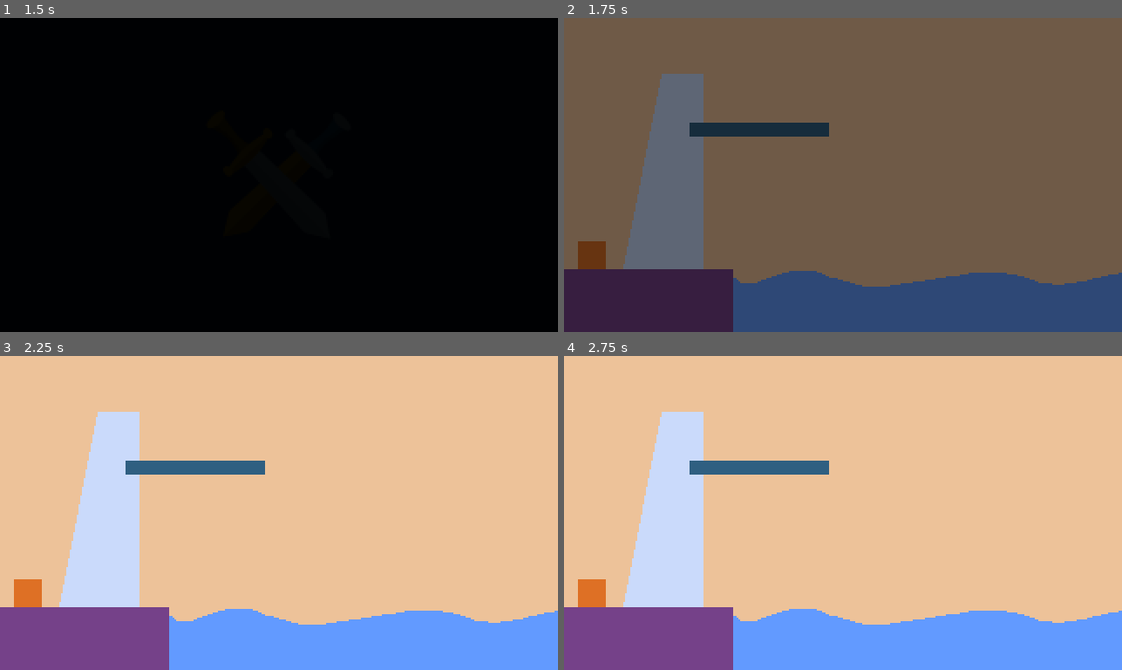
Above: before the commit, frames 1-4 (two rows, left to right).
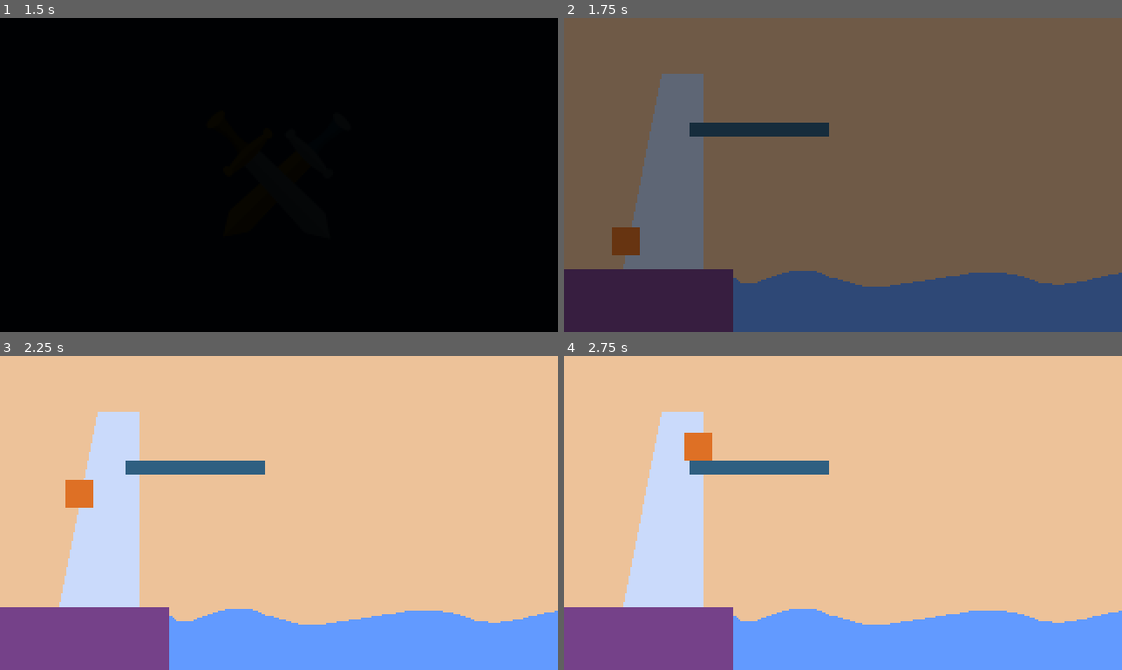
Above: after the commit, the same moments.

Repository: dw3nt/vimjam2-boss-diver
Game: Godot game, scene res://Main.tscn
Two runs of this game, one before a commit and one after it. Both use one fixed random seed, a clock stepped at 60 frames per second and the inputs below.
Inputs:
- Up to frame 1 (1.5 s): hold K (walk) 0.53-1.28 s; tap K (walk) at 1.35 s
- Up to frame 2 (1.75 s): no input
- Up to frame 3 (2.25 s): hold K (walk) from 2.03 s (still down)
- Up to frame 4 (2.75 s): keep holding K (walk)

Frame 1 is identical in both runs. In frame 2, 0.9% of the frame differs, in the area x 2-14%, y 66-80%; in frame 3, 0.9%; in frame 4, 0.9%.

Commit message:
player walk input

Diff:
--- a/characters/Player.gd
+++ b/characters/Player.gd
@@ -1,3 +1,23 @@
 extends KinematicBody2D
+class_name Player
 
-export(float) var walkSpeed = 100
+export(float) var walkSpeed = 50
+
+var canWalk : bool = false
+var isWalking : bool = false
+
+
+func _input(event) -> void:
+	if canWalk && event.is_action_pressed("walk"):
+		if !isWalking:
+			print('walk')
+			isWalking = true
+		else:
+			print('stop')
+			isWalking = false
+			canWalk = false
+
+
+func _physics_process(_delta) -> void:
+	if isWalking:
+		move_and_slide(Vector2.RIGHT * walkSpeed)
--- a/project.godot
+++ b/project.godot
@@ -7,6 +7,16 @@
 ;   param=value ; assign values to parameters
 
 config_version=4
+
+_global_script_classes=[ {
+"base": "KinematicBody2D",
+"class": "Player",
+"language": "GDScript",
+"path": "res://characters/Player.gd"
+} ]
+_global_script_class_icons={
+"Player": ""
+}
 
 [application]
 
--- a/rooms/Playground.gd
+++ b/rooms/Playground.gd
@@ -1,5 +1,23 @@
 extends "res://rooms/BaseRoom.gd"
+
+var pathFollowed = false
+
+onready var ladderPathFollow : PathFollow2D = $ClimbLadderPath/PathFollow2D
+onready var player : Player = $ClimbLadderPath/PathFollow2D/Player
 
 
 func _ready() -> void:
 	emit_signal("room_ready")
+
+
+func _process(delta) -> void:
+	followPath(delta)
+
+
+func followPath(delta) -> void:
+	if !pathFollowed:
+		ladderPathFollow.offset += 100 * delta
+
+		if ladderPathFollow.unit_offset >= 1.0:
+			pathFollowed = true
+			player.canWalk = true
--- a/rooms/Playground.tscn
+++ b/rooms/Playground.tscn
@@ -7,6 +7,11 @@
 [ext_resource path="res://assets/images/ladder.png" type="Texture" id=5]
 [ext_resource path="res://assets/images/board.png" type="Texture" id=6]
 
+[sub_resource type="Curve2D" id=1]
+_data = {
+"points": PoolVector2Array( 0, 0, 0, 0, 19, 144, 0, 0, 0, 0, 34, 144, 0, 0, 0, 0, 41, 107, 0, 0, 0, 0, 49, 69, 0, 0, 0, 0, 62, 61, 0, 0, 0, 0, 77, 60 )
+}
+
 [node name="Playground" instance=ExtResource( 1 )]
 script = ExtResource( 2 )
 
@@ -14,14 +19,21 @@
 texture = ExtResource( 4 )
 centered = false
 
-[node name="Player" parent="." index="1" instance=ExtResource( 3 )]
-position = Vector2( 16, 144 )
-
-[node name="Ladder" type="Sprite" parent="." index="2"]
+[node name="Ladder" type="Sprite" parent="." index="1"]
 position = Vector2( 32, 32 )
 texture = ExtResource( 5 )
 centered = false
 
-[node name="Board" type="Sprite" parent="." index="3"]
+[node name="Board" type="Sprite" parent="." index="2"]
 position = Vector2( 112, 64 )
 texture = ExtResource( 6 )
+
+[node name="ClimbLadderPath" type="Path2D" parent="." index="3"]
+curve = SubResource( 1 )
+
+[node name="PathFollow2D" type="PathFollow2D" parent="ClimbLadderPath" index="0"]
+position = Vector2( 19, 144 )
+rotate = false
+loop = false
+
+[node name="Player" parent="ClimbLadderPath/PathFollow2D" index="0" instance=ExtResource( 3 )]
Not shown: 1 places in rooms/Playground.tscn that only renumber resources
